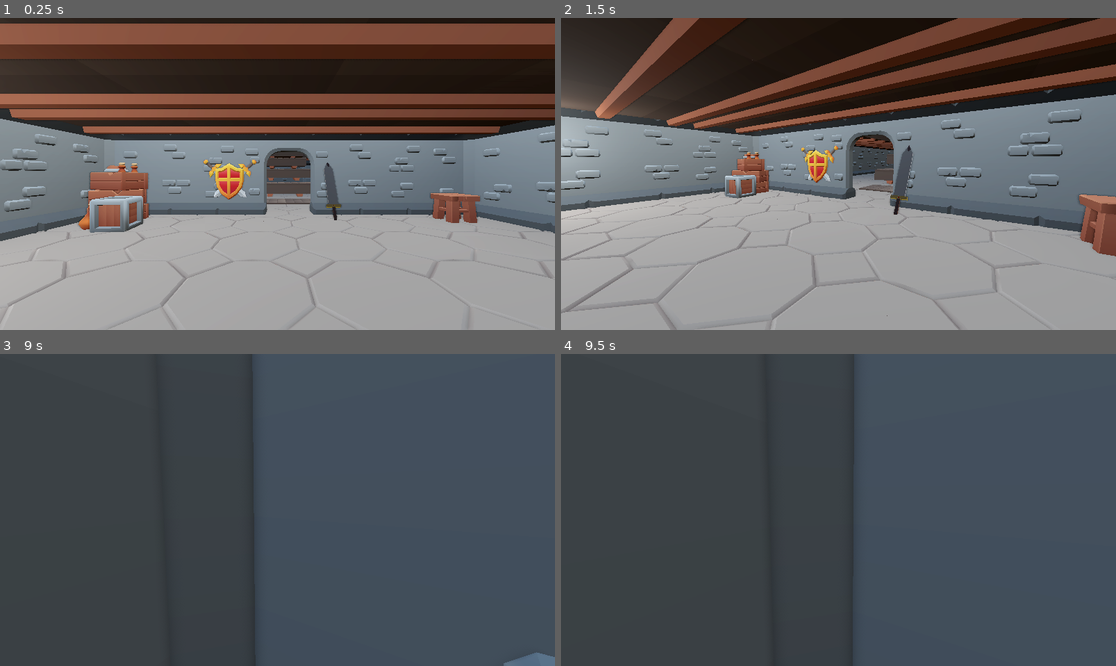
Above: before the commit, frames 1-4 (two rows, left to right).
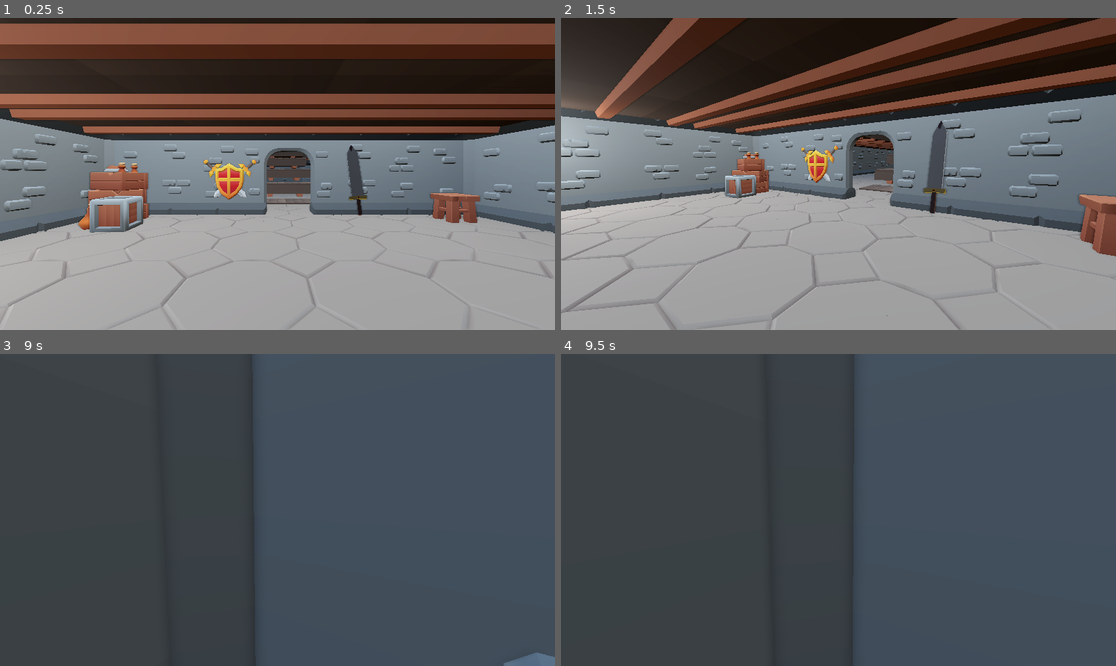
Above: after the commit, the same moments.

Repository: Mibeador/scott-brandon-3d-test-game
Game: Godot game, scene res://scenes/levels/level_01.tscn
Two runs of this game, one before a commit and one after it. Both use one fixed random seed, a clock stepped at 60 frames per second and the inputs below.
Inputs (mouse positions are in pixels of both pictures, inside the frame that each line leads up to):
- Up to frame 1 (0.25 s): no input
- Up to frame 2 (1.5 s): tap Enter (ui_accept) at 0.5, 0.77 s; move the mouse to (960, 158) at 0.52 s; hold Right (ui_right) 0.53-1.28 s; tap ` (freefly) at 0.6 s; click (960, 158) at 0.67 s; move the mouse to (810, 174) at 1.27 s; hold Up (ui_up) from 1.28 s (still down); tap Shift (sprint) at 1.35 s
- Up to frame 3 (9 s): tap Enter (ui_accept) at 1.52, 3.02, 3.77, 4.52, 5.75, 6.02, 6.77, 7.52, 8, 8.75 s; move the mouse to (288, 503) at 2.02 s; tap ` (freefly) every 1.5 s from 2.1 to 8.1 s; move the mouse to (271, 516) at 2.77 s; tap Shift (sprint) every 1.5 s from 2.85 to 8.85 s; click (271, 516) at 2.92 s; move the mouse to (316, 513) at 3.52 s; move the mouse to (233, 506) at 4.27 s; move the mouse to (283, 510) at 5.02 s; click (283, 510) at 5.17 s; move the mouse to (255, 503) at 5.77 s; release Up (ui_up) at 5.78 s; hold Right (ui_right) 5.78-6.53 s; move the mouse to (305, 510) at 6.52 s; hold Up (ui_up) 6.53-8.78 s; move the mouse to (249, 510) at 7.27 s; click (249, 510) at 7.42 s; move the mouse to (288, 503) at 8.02 s; move the mouse to (271, 516) at 8.77 s; hold Left (ui_left) from 8.78 s (still down)
- Up to frame 4 (9.5 s): keep holding Left (ui_left); tap Enter (ui_accept) at 9.02 s

The runs differ from the first frame. In frame 1, 0.7% of the frame differs, in the area x 58-67%, y 40-65%; in frame 2, 1.1%, in the area x 59-70%, y 32-64%; in frame 3, less than 0.1%; in frame 4, less than 0.1%.

Commit message:
ScottBrandon_CustomModel_01_Redo
Forgot to add collision in previous version.

Diff:
--- a/scenes/levels/level_01.tscn
+++ b/scenes/levels/level_01.tscn
@@ -21,7 +21,7 @@
 [ext_resource type="PackedScene" uid="uid://dap41kdtp2d7m" path="res://addons/dungeon_assets/Scenes/dungeon_wall_tsplit.tscn" id="11_gi8m4"]
 [ext_resource type="PackedScene" uid="uid://c3gn3n3ukybkv" path="res://addons/dungeon_assets/Scenes/dungeon_ceiling.tscn" id="12_jmes4"]
 [ext_resource type="PackedScene" uid="uid://c31xcn311l6ml" path="res://addons/dungeon_assets/Scenes/dungeon_floor_wood.tscn" id="13_tyxjt"]
-[ext_resource type="PackedScene" uid="uid://cy3yc1rfgb1h4" path="res://scenes/Basic Greatsword.glb" id="14_5t8rk"]
+[ext_resource type="PackedScene" uid="uid://b4ook3px6ccgl" path="res://scenes/starting_greatsword.tscn" id="14_5t8rk"]
 [ext_resource type="PackedScene" uid="uid://dnk3ribqwd03w" path="res://addons/dungeon_assets/Scenes/dungeon_stair_half.tscn" id="15_cwffn"]
 [ext_resource type="PackedScene" uid="uid://cr430sb3d5c4h" path="res://addons/dungeon_assets/Scenes/dungeon_wall_half.tscn" id="15_e6lid"]
 [ext_resource type="PackedScene" uid="uid://deqy3w2dtjlax" path="res://addons/dungeon_assets/Scenes/dungeon_table_medium.tscn" id="20_5t8rk"]
@@ -881,8 +881,8 @@
 [node name="StaticBody3D33" parent="Objects/BaseFloor" unique_id=1788307037 instance=ExtResource("29_cag23")]
 transform = Transform3D(1, 0, 0, 0, 1, 0, 0, 0, 1, 18.5, 1, 6.5)
 
-[node name="Basic Greatsword" parent="Objects/BaseFloor" unique_id=447248793 instance=ExtResource("14_5t8rk")]
-transform = Transform3D(0.09, 0, 0, 0, 0.07794229, 0.045, 0, -0.045, 0.07794229, -10.375, -0.06094324, 2.6474435)
+[node name="StaticBody3D34" parent="Objects/BaseFloor" unique_id=594848065 instance=ExtResource("14_5t8rk")]
+transform = Transform3D(-0.9659258, 0, 0.25881913, -0.08684256, 0.94202816, -0.3241007, -0.24381492, -0.33553374, -0.9099293, -9.375113, 0.20749995, 2.3397622)
 
 [node name="StartBuilding" type="Node" parent="Objects" unique_id=933200881]
 
--- /dev/null
+++ b/scenes/starting_greatsword.tscn
@@ -0,0 +1,15 @@
+[gd_scene format=3 uid="uid://b4ook3px6ccgl"]
+
+[ext_resource type="PackedScene" uid="uid://cy3yc1rfgb1h4" path="res://scenes/Basic Greatsword.glb" id="1_5bj6d"]
+
+[sub_resource type="BoxShape3D" id="BoxShape3D_b1cub"]
+size = Vector3(0.7, 2.95, 0.1)
+
+[node name="StaticBody3D" type="StaticBody3D" unique_id=594848065]
+
+[node name="Basic Greatsword" parent="." unique_id=297210704 instance=ExtResource("1_5bj6d")]
+transform = Transform3D(0.105, 0, 0, 0, 0.105, 0, 0, 0, 0.105, 0, -0.1575, 0)
+
+[node name="CollisionShape3D" type="CollisionShape3D" parent="." unique_id=290402003]
+transform = Transform3D(1, 0, 0, 0, 1, 0, 0, 0, 1, 2.9802322e-08, 1.475, -3.7252903e-09)
+shape = SubResource("BoxShape3D_b1cub")
